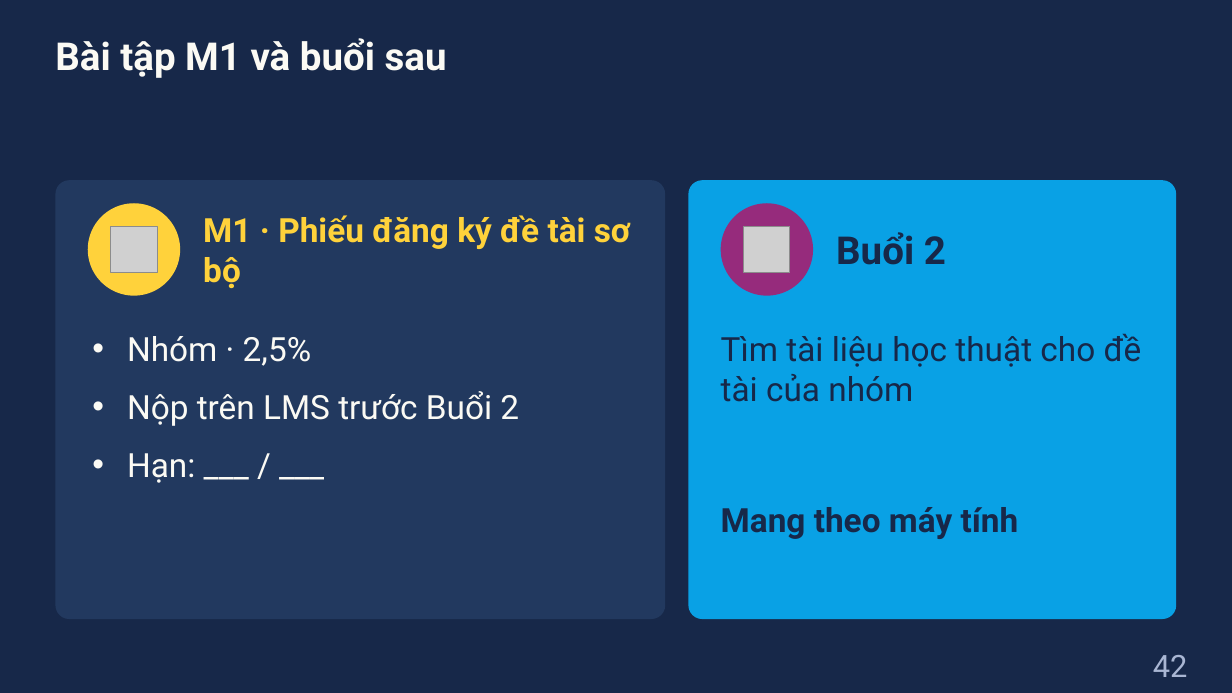
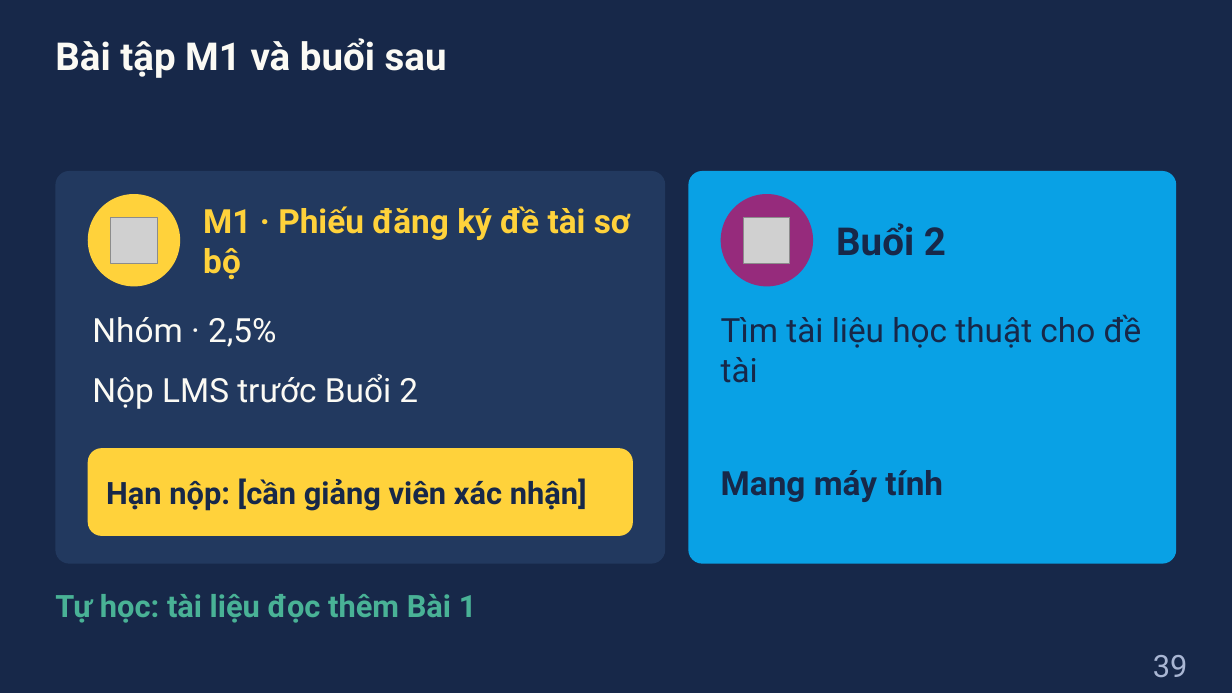
Before and after one commit to dnbaoquyen/academic-pptx-skill, a slide deck: slide 39 of courses/MKT1107/lessons/W1_slides.pptx (slide 42 before the commit). Drawn at 1232x693 pixels with LibreOffice and Linux fonts; fonts in the diff are those of the drawing; grey boxes stand for pictures. Boxes give left, top, right and bottom in pixels: in the first picture for what was removed or moved away, otherwise in the second. Text is boxed around its words. In the diff, an @@ line names an element or a change of style, - is before the commit and + after.

```diff
--- a/courses/MKT1107/lessons/W1_slides.pptx
+++ b/courses/MKT1107/lessons/W1_slides.pptx
@@ rounded rectangle: place and size @@
-rounded rectangle at bbox=[55, 180, 665, 619]
+rounded rectangle at bbox=[55, 171, 665, 564]
@@ rounded rectangle at bbox=[55, 171, 665, 564]: proportions changed @@
@@ rounded rectangle at bbox=[689, 171, 1177, 564]: proportions changed @@
@@ rounded rectangle: place and size @@
-rounded rectangle at bbox=[689, 180, 1177, 619]
+rounded rectangle at bbox=[689, 171, 1177, 564]
@@ 2 pictures, 2 texts, 2 ellipses: place and size @@
-2 pictures, 2 texts, 2 ellipses at bbox=[88, 203, 946, 296]
+2 pictures, 2 texts, 2 ellipses at bbox=[88, 194, 946, 287]
@@ text "Nhóm · 2,5%": place and size @@
-text "Nhóm · 2,5%" at bbox=[127, 336, 519, 483]
+text "Nhóm · 2,5%" at bbox=[92, 317, 276, 347]
@@ text "Nhóm · 2,5%" at bbox=[92, 317, 276, 347]: bullet • to none; less space between paragraphs @@
@@ text at bbox=[721, 315, 1142, 383]: text changed @@
-Tìm tài liệu học thuật cho đề tài của nhóm
+Tìm tài liệu học thuật cho đề tài
@@ text added at bbox=[92, 374, 418, 409], 26 pt, text #FBFAF4 @@
+Nộp LMS trước Buổi 2
@@ text at bbox=[127, 391, 519, 483]: paragraphs removed @@
-• Nộp trên LMS trước Buổi 2
-• Hạn: ___ / ___
@@ rounded rectangle added at bbox=[88, 448, 633, 536], fill #FFD23B @@
@@ text added at bbox=[106, 478, 587, 511], 24 pt, text #172849, bold @@
+Hạn nộp: [cần giảng viên xác nhận]
@@ text at bbox=[721, 470, 943, 502]: text changed @@
-Mang theo máy tính
+Mang máy tính
@@ text added at bbox=[55, 594, 477, 623], 24 pt, text #49B296, bold @@
+Tự học: tài liệu đọc thêm Bài 1
@@ page number at bbox=[1153, 655, 1188, 677]: text changed @@
-42
+39
```
Also in this commit, not shown: 29 other slides changed, 7 slides added, 9 slides removed, 4 other files.
